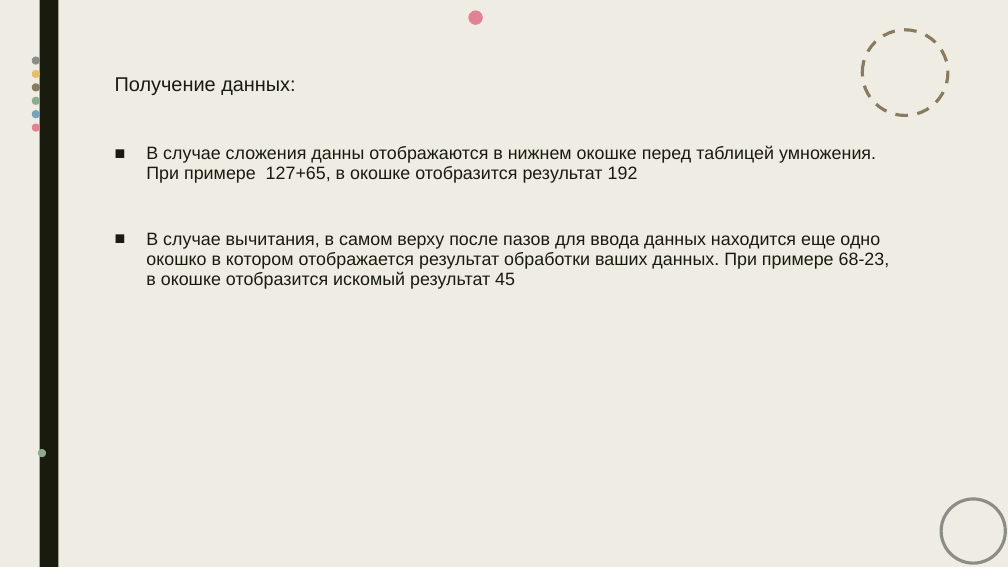
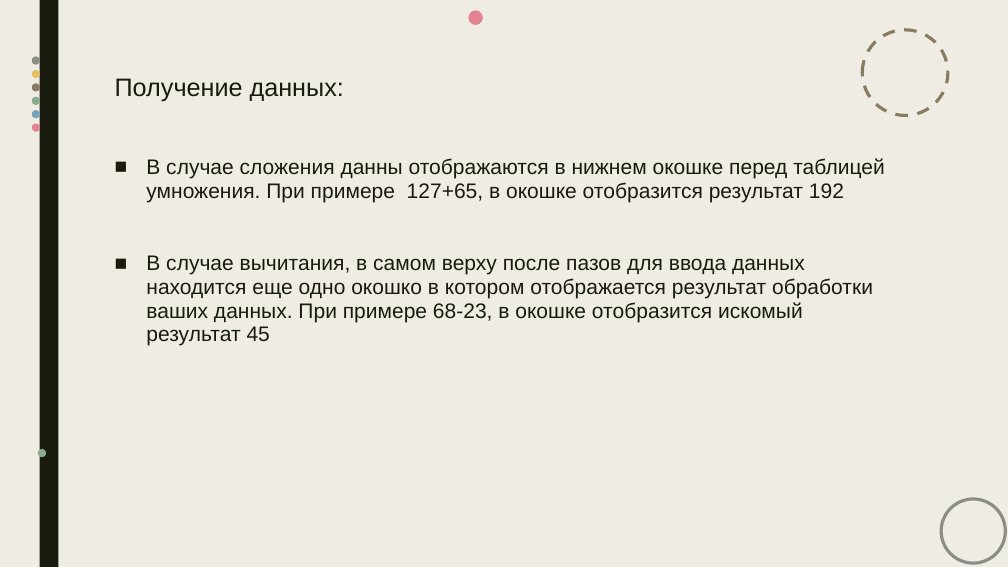
Before and after one commit to blissnyashki/Operating-System.-Laboratory-Work-, a slide deck: slide 6 of Презентация1.pptx. Drawn at 1008x567 pixels with LibreOffice and Linux fonts; fonts in the diff are those of the drawing. Boxes give left, top, right and bottom in pixels: in the first picture for what was removed or moved away, otherwise in the second. Text is boxed around its words. In the diff, an @@ line names an element or a change of style, - is before the commit and + after.

Commit message:
Change font

```diff
--- a/Презентация1.pptx
+++ b/Презентация1.pptx
@@ text "Получение данных:" at bbox=[115, 78, 884, 346]: size 19 to 24 pt in "Получение данных:"; size 17 to 20 pt @@
```
Also in this commit, not shown: 2 other slides changed.
